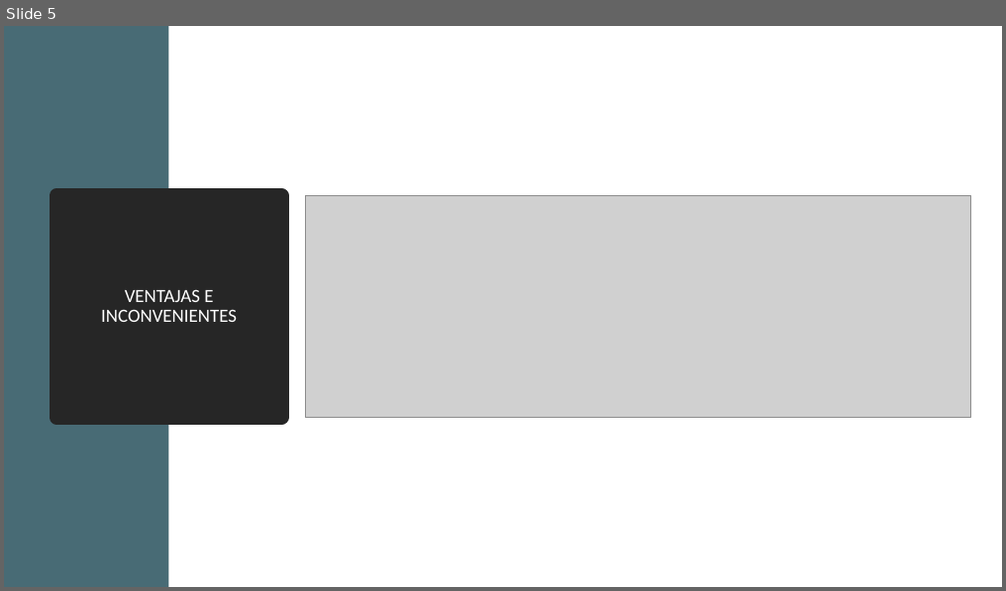
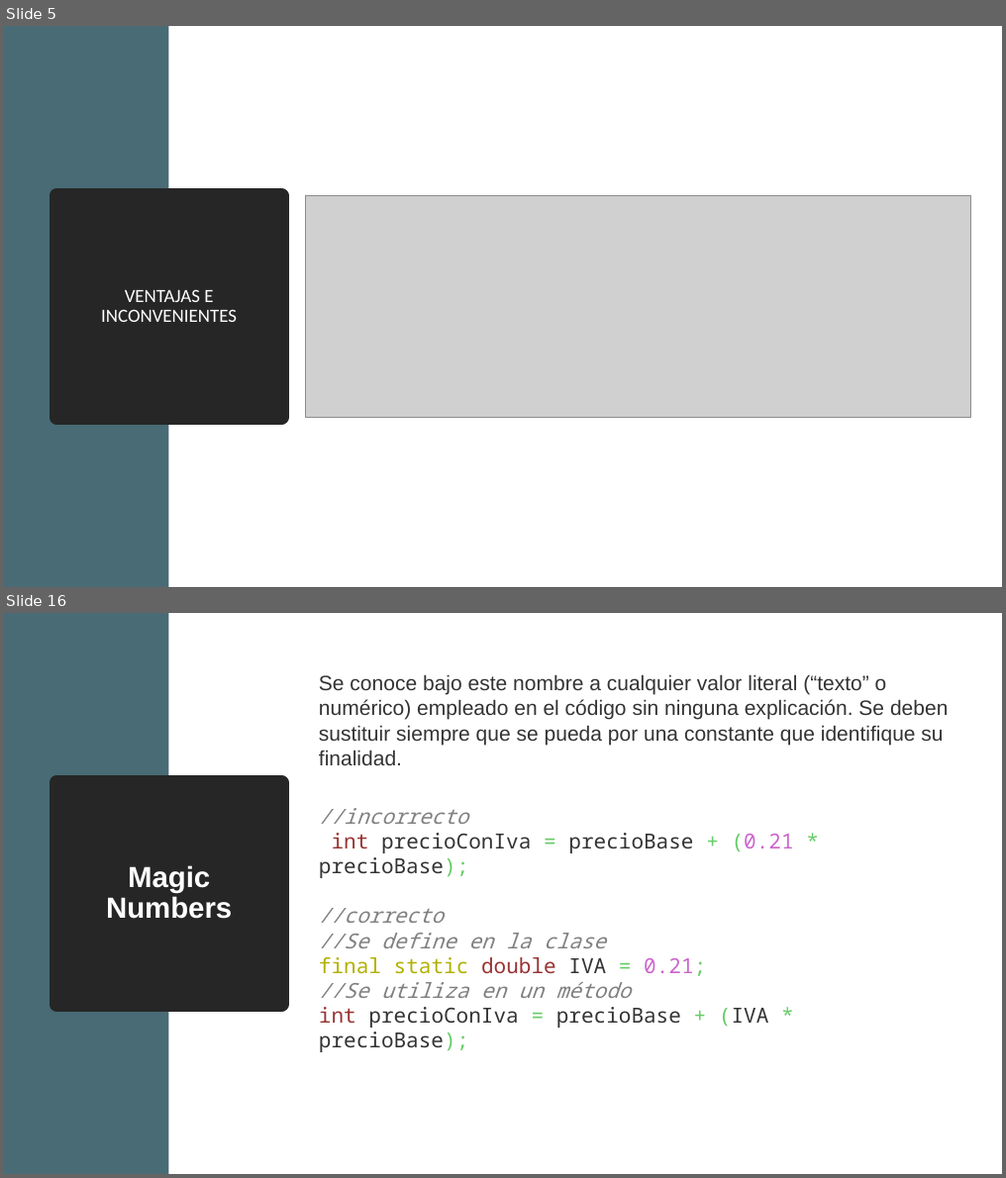
Before and after one commit to davCesur/gestionEquiposDAWEquipo4JAVA, a slide deck: Introducción a TDD.pptx. Shown one above the other, each under a label of ours: slide 5 before the commit, slides 5 and 16 after it; the slides between them are not shown. The pictures are 1006x591 and 1006x1178 pixels, drawn with LibreOffice and Linux fonts; fonts in the diff are those of the drawing; grey boxes stand for pictures. Boxes give left, top, right and bottom in pixels: in the first picture for what was removed or moved away, otherwise in the second. Text is boxed around its words. In the diff, an @@ line names an element or a change of style, - is before the commit and + after.

```diff
--- a/Introducción a TDD.pptx
+++ b/Introducción a TDD.pptx
@@ slide 16 added at (4, 613, 1002, 1174), background #FFFFFF @@
@@ rectangle added at (4, 613, 168, 1174), fill #486B75 @@
@@ text added at (319, 674, 947, 765), 20 pt, text #333333 @@
+Se conoce bajo este nombre a cualquier valor literal (“texto” o numérico) empleado en el código sin ninguna explicación. Se deben sustituir siempre que se pueda por una constante que identifique su finalidad.
@@ title added at (56, 783, 282, 1004), fill #262626, outline #262626 13.75 pt, 28 pt, text #FFFFFF, bold @@
+Magic Numbers
@@ text added at (319, 808, 794, 1053), 20 pt, text #333333 @@
+//incorrecto
+int precioConIva = precioBase + (0.21 * precioBase);
+//correcto
+//Se define en la clase
+final static double IVA = 0.21;
+//Se utiliza en un método
+int precioConIva = precioBase + (IVA * precioBase);
```
Also in this commit, not shown: 50 other slides added.
